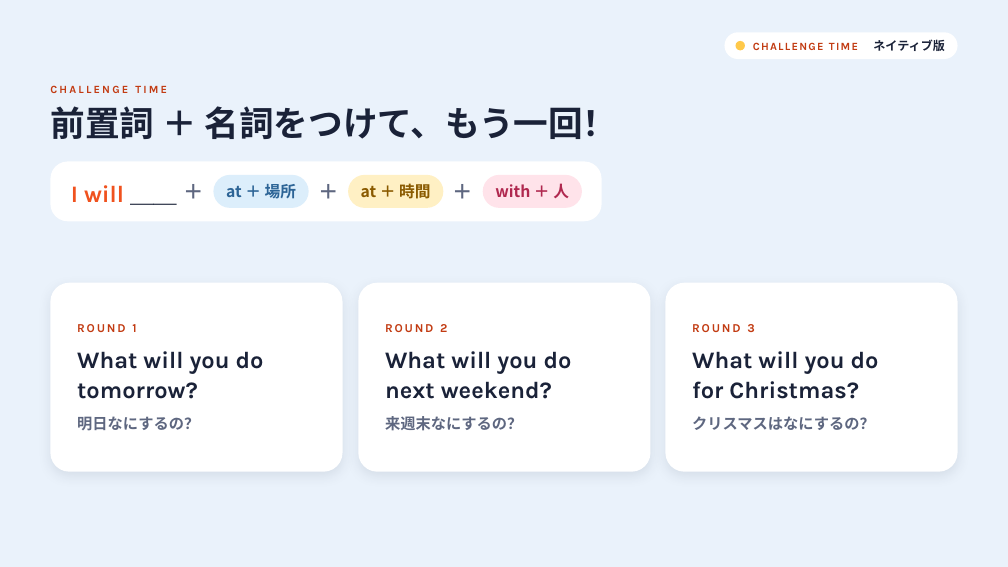
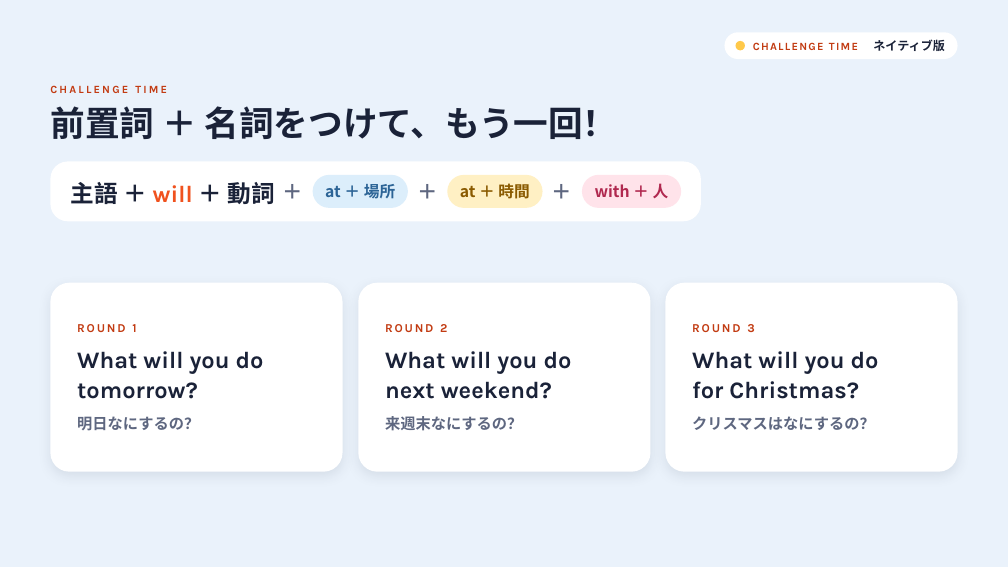
Before and after one commit to hinakajisaki-dev/hina-english, a slide deck: slide 10 of live/scott-will-can/scott-will-can.pptx. Drawn at 1008x567 pixels with LibreOffice and Linux fonts; fonts in the diff are those of the drawing. Boxes give left, top, right and bottom in pixels: in the first picture for what was removed or moved away, otherwise in the second. Text is boxed around its words. In the diff, an @@ line names an element or a change of style, - is before the commit and + after.

```diff
--- a/live/scott-will-can/scott-will-can.pptx
+++ b/live/scott-will-can/scott-will-can.pptx
@@ rounded rectangle: place and size @@
-rounded rectangle at box(51, 162, 602, 222)
+rounded rectangle at box(51, 162, 701, 222)
@@ 6 texts, 3 rounded rectangles: place and size @@
-6 texts, 3 rounded rectangles at box(184, 175, 582, 208)
+6 texts, 3 rounded rectangles at box(283, 175, 681, 208)
@@ text at box(71, 182, 275, 204): text changed; font Karla to Noto Sans CJK JP; text colour #F0521E to #1A2238 @@
-I will ＿＿
+主語 ＋ will ＋ 動詞
```
Also in this commit, not shown: 5 other slides changed, 7 other files.
